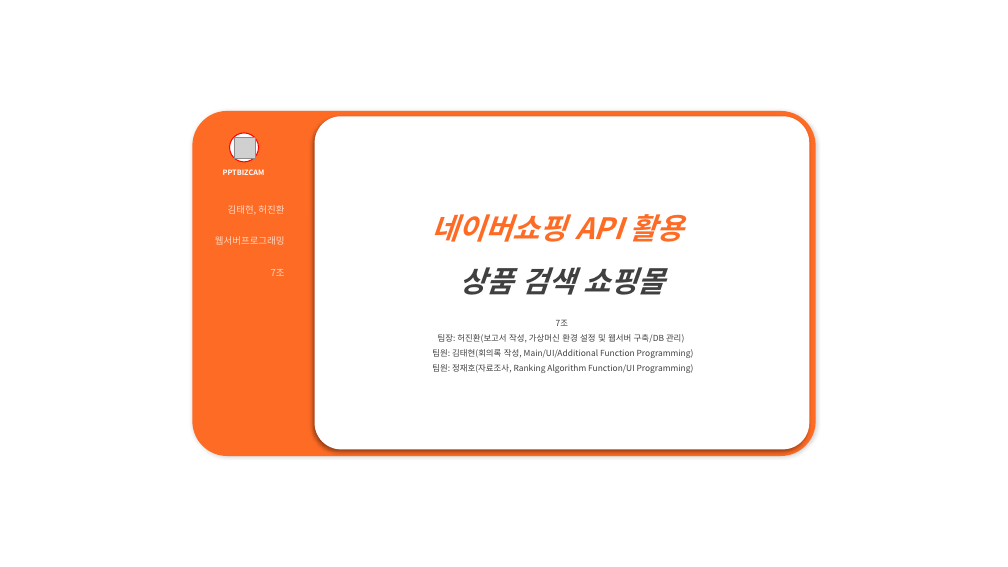
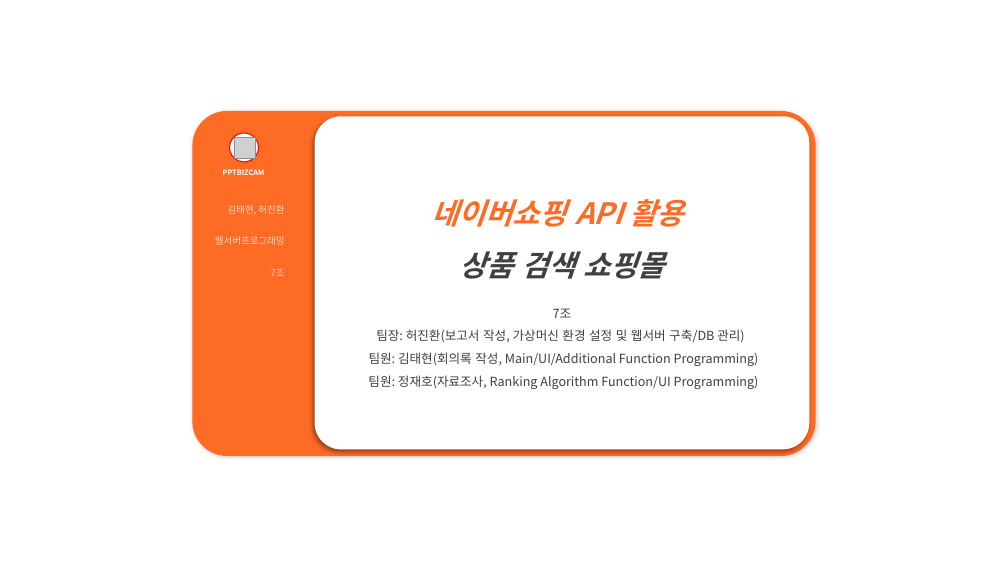
Before and after one commit to znantothelimit/webserver_shoppingmall, a slide deck: slide 1 of 제출물/07조_허진환_0608.pptx. Drawn at 1008x567 pixels with LibreOffice and Linux fonts; fonts in the diff are those of the drawing; grey boxes stand for pictures. Boxes give left, top, right and bottom in pixels: in the first picture for what was removed or moved away, otherwise in the second. Text is boxed around its words. In the diff, an @@ line names an element or a change of style, - is before the commit and + after.

```diff
--- a/제출물/07조_허진환_0608.pptx
+++ b/제출물/07조_허진환_0608.pptx
@@ text in rounded rectangle at [368, 308, 759, 389]: size 8 to 12 pt in "7조", "팀장: 허진환(보고서 작성, 가상머신 환경 설정 및 ...", "팀원: 김태현(회의록 작성, Main/UI/Additional Function Programming)", "팀원: 정재호(자료조사, Ranking Algorithm Function/UI Programming)" @@
```
Also in this commit, not shown: 1 other file.
